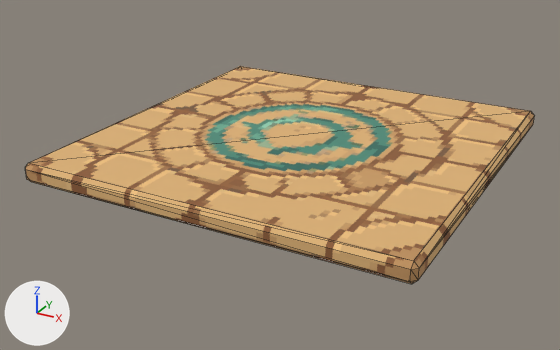
The glTF model ArenaTaticaUnity/Assets/ArenaTatica/Resources/Models/Mapa/deserto/topo_zona.glb as it was, and as the next commit left it.
The view is the same before and after, from a 50 mm lens placed at (0.878, -1.711, 0.776), pointed at (-0.033, -0.056, -0.051). Every picture has the same lights, and +X, +Y and +Z are marked at lower left. The first picture is the older version. Mesh edges are drawn as thin lines.

The first picture shows 'deserto_topo_zona'.
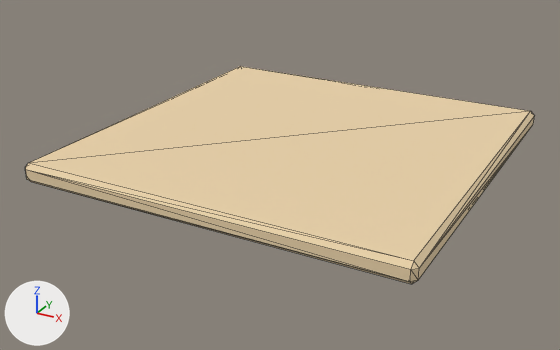
Changed parts and their boxes (x1, y1, x2, y2) in the pictures (560 x 350 px):
'deserto_topo_zona', surface changed (lighter): (25, 66, 534, 284) in both

What changed in the scene script:
```text
Change mat_deserto_zona:
    where n0 = _N.new('ShaderNodeBsdfPrincipled'); n0.name = 'Principled BSDF'
    n0.inputs[2].default_value: 0.9 -> 0.88  # 'Roughness'
    where n2 = _N.new('ShaderNodeMix'); n2.name = 'Mix'
    add n2.inputs[7].default_value = (0.83, 0.65, 0.4, 1.0)  # 'B', beige #ebd3aa
    remove n4 = _N.new('ShaderNodeTexImage'); n4.name = 'Image Texture'
    remove n4.image = img_deserto_zona
    remove n4.interpolation = 'Closest'
    where n3 = _N.new('ShaderNodeVertexColor'); n3.name = 'Color Attribute'
    remove _L.new(n3.outputs[0], n2.inputs[7])  # 'Color' to 'B'
    remove _L.new(n4.outputs[0], n2.inputs[6])  # 'Color' to 'A'
    add _L.new(n3.outputs[0], n2.inputs[6])  # 'Color' to 'A'
```
